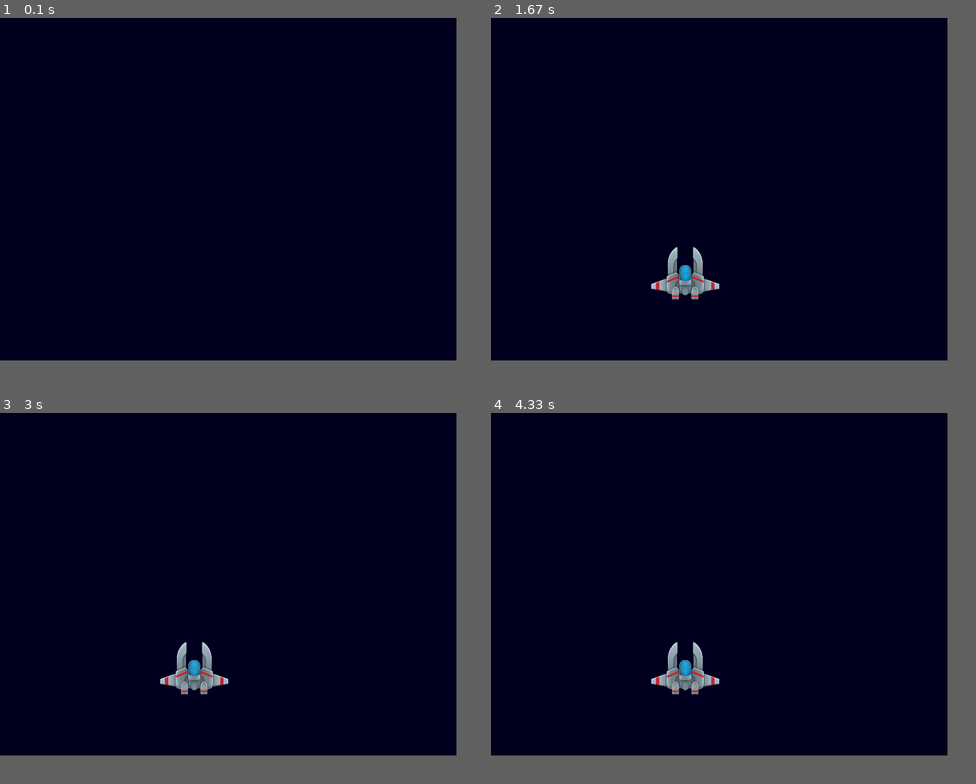
Above: before the commit, frames 1-4 (two rows, left to right).
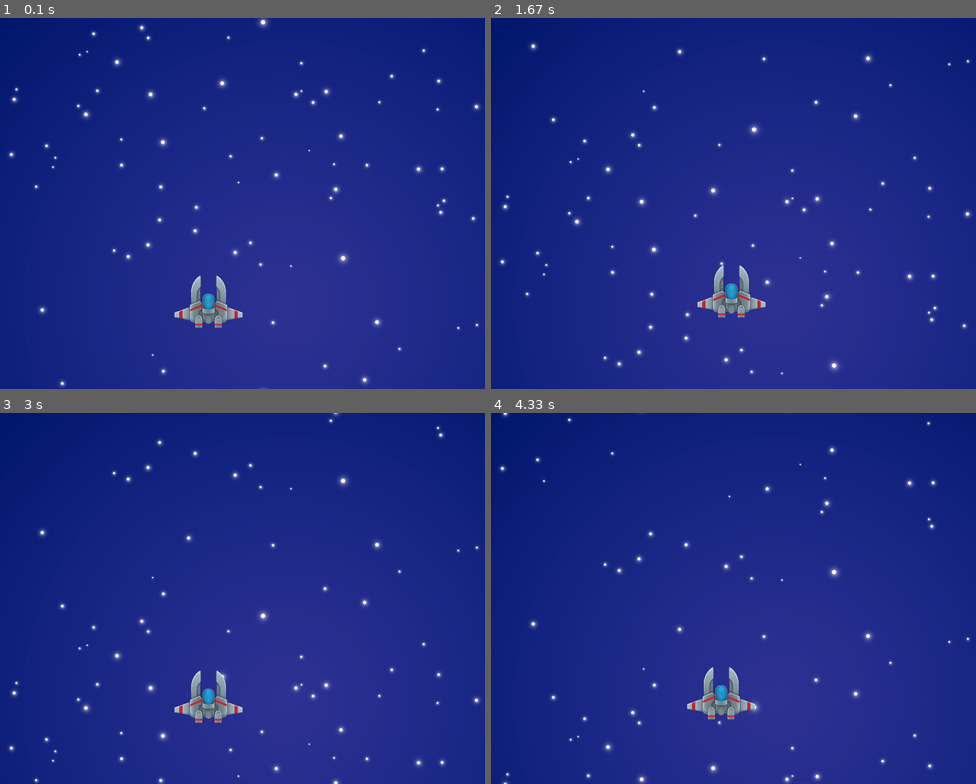
Above: after the commit, the same moments.

Repository: Daniel737833/SpaceShooter-Pygame
Game: pygame game, started from main.py
Two runs of this game, one before a commit and one after it. Both use one fixed random seed, a clock stepped at 60 frames per second and the inputs below.
Inputs:
- Up to frame 1 (0.1 s): no input
- Up to frame 2 (1.67 s): hold Right 0.33-0.8 s; hold Up 0.83-1.13 s; hold Right 1.17-1.63 s
- Up to frame 3 (3 s): hold Left 1.67-2.2 s; hold Down 2.23-2.53 s; hold Left 2.57-2.97 s
- Up to frame 4 (4.33 s): hold Up 3-3.37 s; hold Right 3.4-4.03 s; hold Down from 4.07 s (still down)
The window is 800x600 before the commit and 850x650 after it. Grey fills any space a smaller window leaves; there, only what the larger window draws over its background counts as a difference.

The runs differ from the first frame. In frame 1, 87% of the frame differs, in the area x 0-99%, y 0-100%; in frame 2, 87%; in frame 3, 87%; in frame 4, 87%.

Commit message:
stjärn bakgrund

Diff:
--- a/main.py
+++ b/main.py
@@ -13,8 +13,8 @@
 '''
 import pygame
 
-SKÄRMENS_BREDD = 800
-SKÄRMENS_HÖJD = 600
+SKÄRMENS_BREDD = 850
+SKÄRMENS_HÖJD = 650
 
 skärm = pygame.display.set_mode((SKÄRMENS_BREDD, SKÄRMENS_HÖJD))
 
@@ -30,6 +30,11 @@
 spelare_y = SKÄRMENS_HÖJD - 200
 spelarens_hastighet = 1
 
+background_mörkblå = pygame.image.load("assets/backgrounds/bg.png")
+background_stjärnor = pygame.image.load("assets/backgrounds/Stars-A.png")
+
+bakgrund_y = 0
+
 while (spelet_körs == True):
 
     skärm.fill((0, 0, 30))
@@ -39,6 +44,28 @@
         if event.type == pygame.QUIT:
             spelet_körs = False
 
-        skärm.blit(sprite_spelare, (spelare_x, spelare_y))
+    skärm.blit(background_mörkblå, (0,0))
 
-        pygame.display.update()
+    skärm.blit(background_stjärnor, (0, bakgrund_y))
+
+    skärm.blit(background_stjärnor, (0, bakgrund_y - SKÄRMENS_HÖJD))
+
+    bakgrund_y = bakgrund_y + 2
+
+    if bakgrund_y >= SKÄRMENS_HÖJD:
+        bakgrund_y = 0
+
+    skärm.blit(sprite_spelare, (spelare_x, spelare_y))
+    pygame.display.update()
+
+    keys = pygame.key.get_pressed()
+    if keys[pygame.K_LEFT] and spelare_x > 0:
+        spelare_x = spelare_x - spelarens_hastighet
+    if keys[pygame.K_RIGHT] and spelare_x < SKÄRMENS_BREDD - sprite_spelare.get_width():
+        spelare_x = spelare_x + spelarens_hastighet
+    if keys[pygame.K_UP] and spelare_y > 0:
+        spelare_y = spelare_y - spelarens_hastighet
+    if keys[pygame.K_DOWN] and spelare_y < SKÄRMENS_HÖJD - sprite_spelare.get_width() + 26:
+        spelare_y = spelare_y + spelarens_hastighet
+
+pygame.quit()
